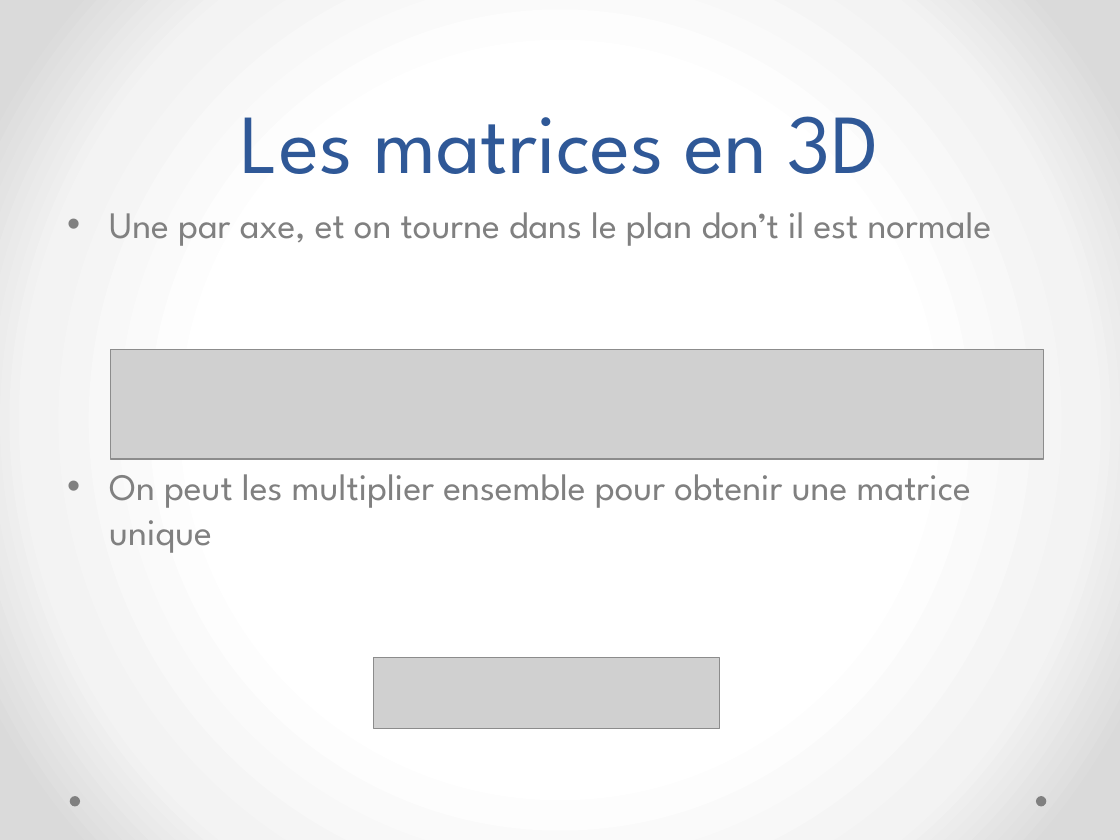
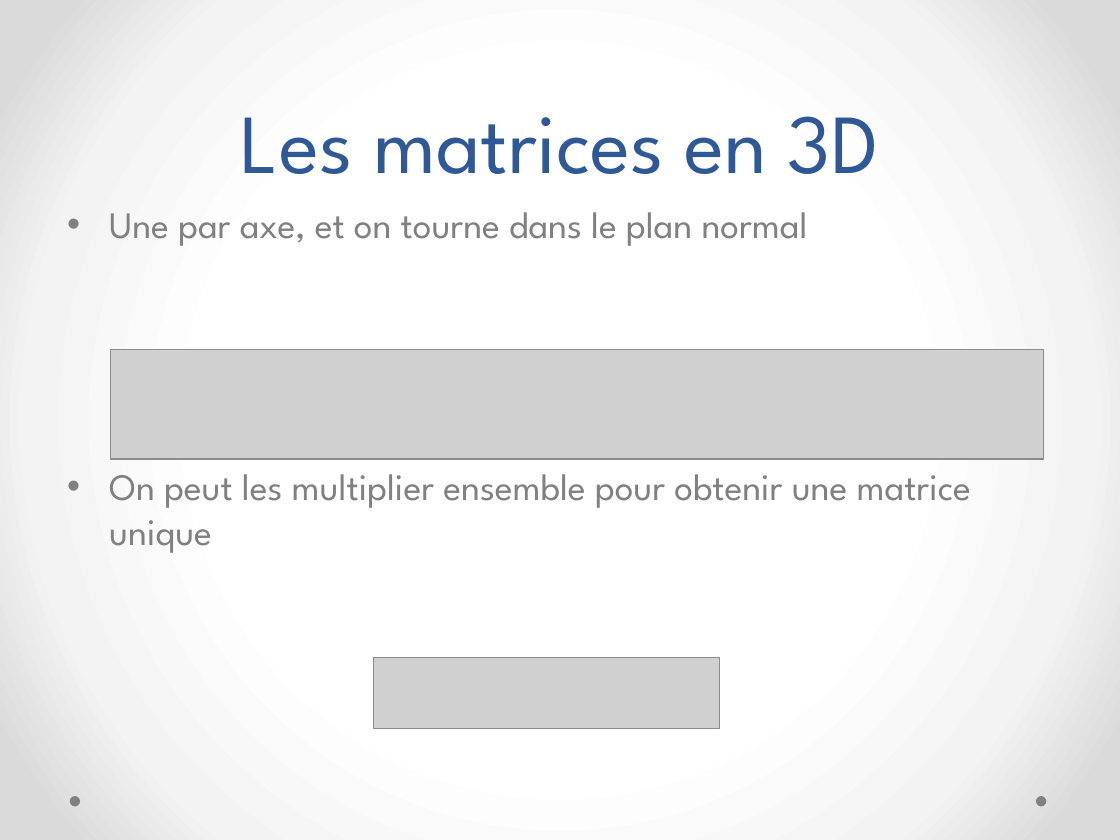
Before and after one commit to megaturbo/TurboSpin, a slide deck: slide 6 of Presentation/MatrixLite.pptx. Drawn at 1120x840 pixels with LibreOffice and Linux fonts; fonts in the diff are those of the drawing; grey boxes stand for pictures. Boxes give left, top, right and bottom in pixels: in the first picture for what was removed or moved away, otherwise in the second. Text is boxed around its words. In the diff, an @@ line names an element or a change of style, - is before the commit and + after.

```diff
--- a/Presentation/MatrixLite.pptx
+++ b/Presentation/MatrixLite.pptx
@@ text at [109, 212, 808, 246]: text changed @@
-• Une par axe, et on tourne dans le plan don’t il est normale
+• Une par axe, et on tourne dans le plan normal
```
Also in this commit, not shown: 7 other slides changed.
